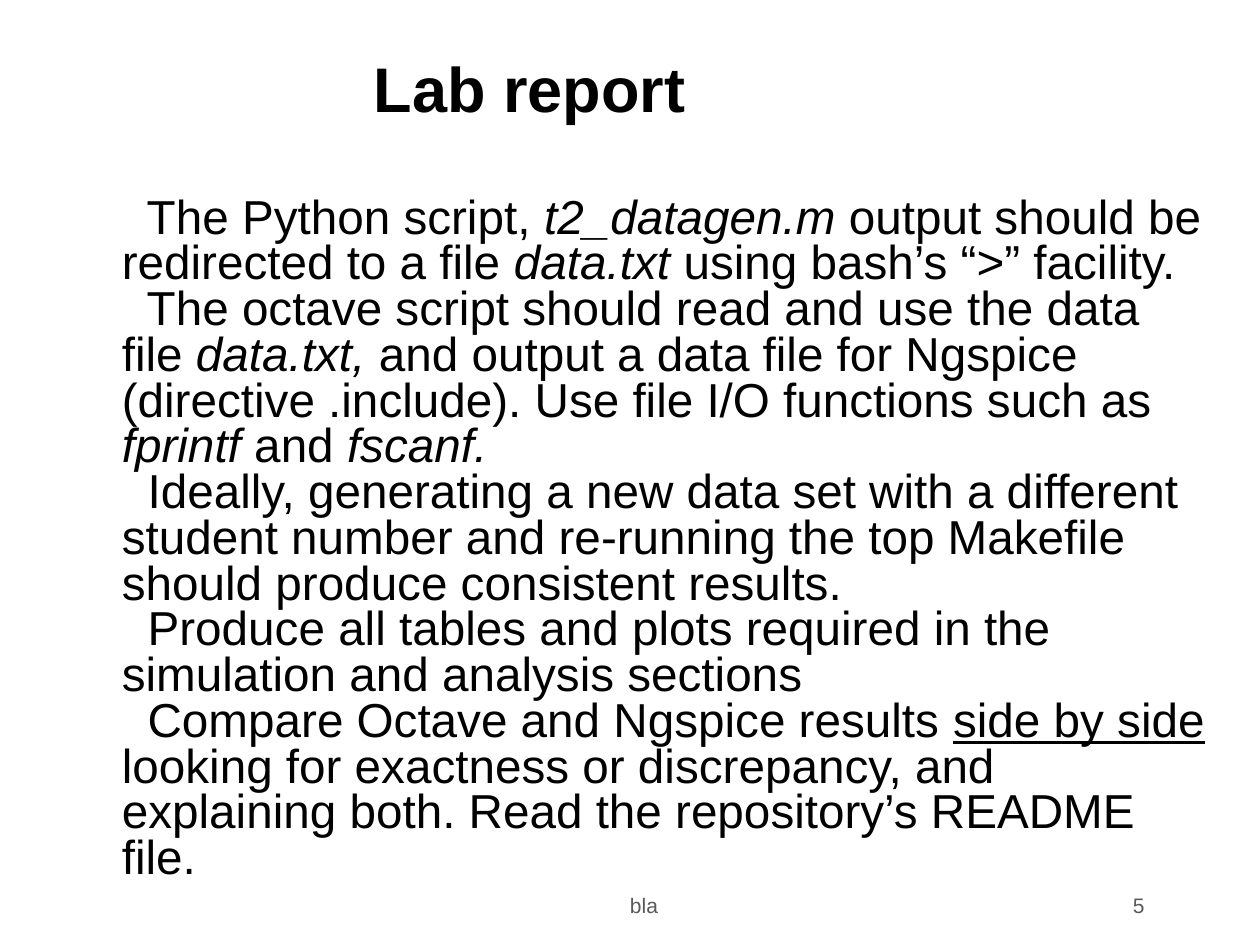
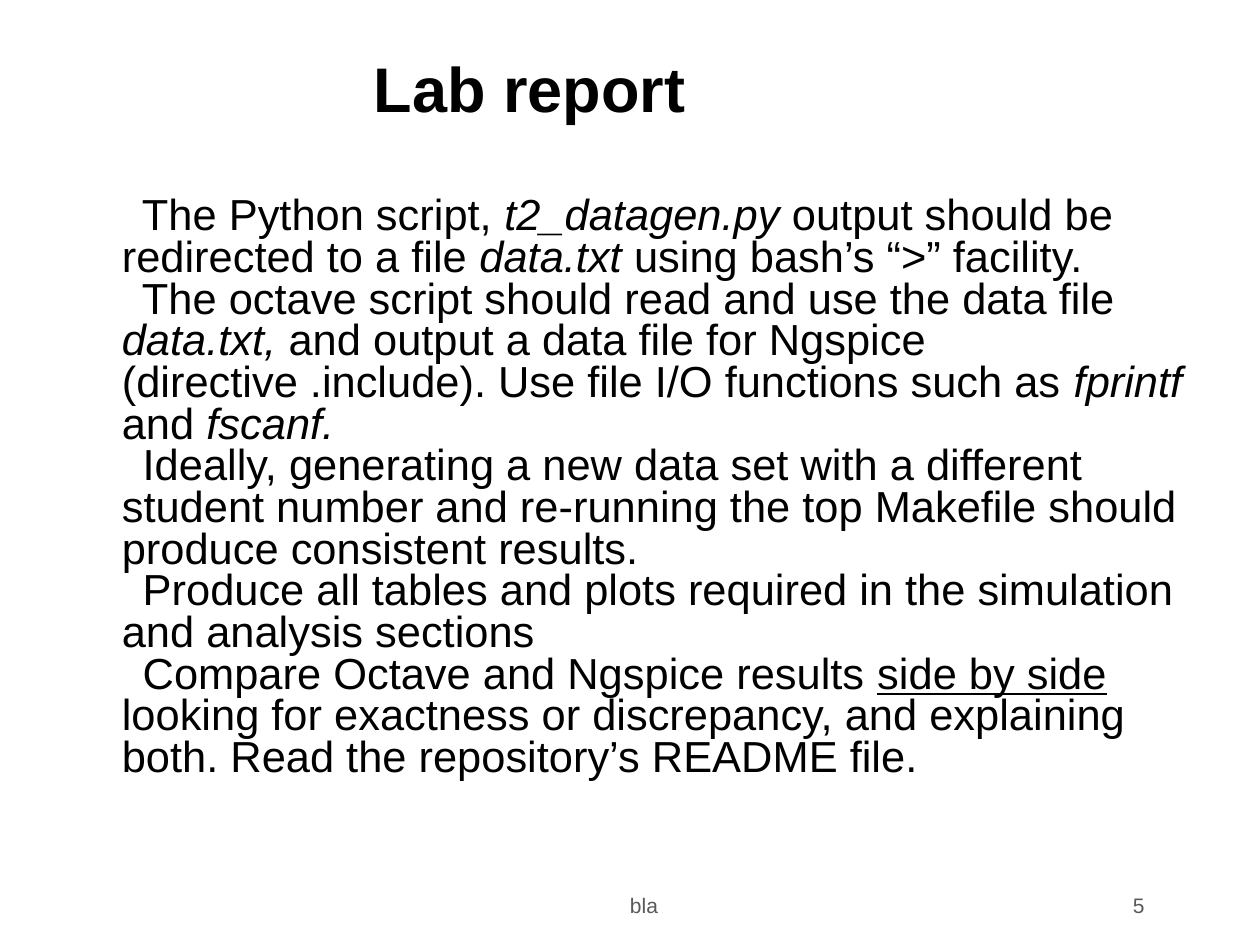
Before and after one commit to ida-tcfe/ist-tcfe, a slide deck: slide 5 of t2/t2.odp. Drawn at 1260x945 pixels with LibreOffice and Linux fonts; fonts in the diff are those of the drawing; background and template pictures are left out. Boxes give left, top, right and bottom in pixels: in the first picture for what was removed or moved away, otherwise in the second. Text is boxed around its words. In the diff, an @@ line names an element or a change of style, - is before the commit and + after.

```diff
--- a/t2/t2.odp
+++ b/t2/t2.odp
@@ text at (x1=122, y1=198, x2=1113, y2=280): text changed; size 27.2 to 24.8 pt @@
-1) The Python script, t2_datagen.m output should be redirected to a file data.txt using bash’s “>” facility.
+1) The Python script, t2_datagen.py output should be redirected to a file data.txt using bash’s “>” facility.
@@ text at (x1=122, y1=279, x2=1182, y2=780): size 27.2 to 24.8 pt in "The octave script should read and use ...", "Ideally, generating a new data set with ...", "Produce all tables and plots required in ...", "Compare Octave and Ngspice results side by ..." @@
```
Also in this commit, not shown: 2 other files.
